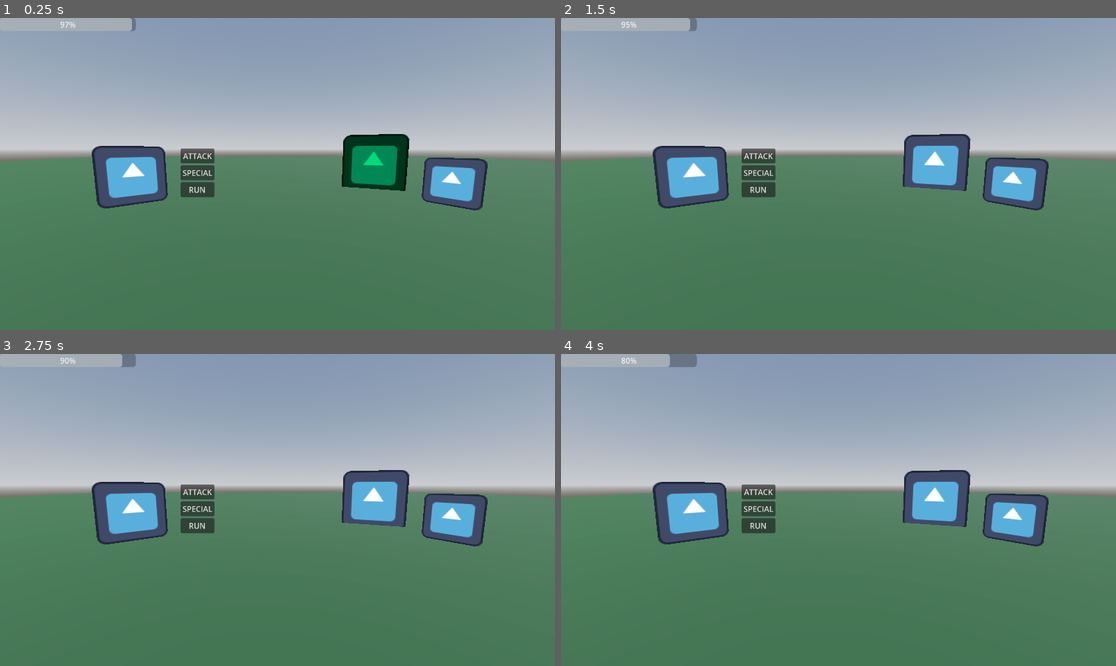
Above: before the commit, frames 1-4 (two rows, left to right).
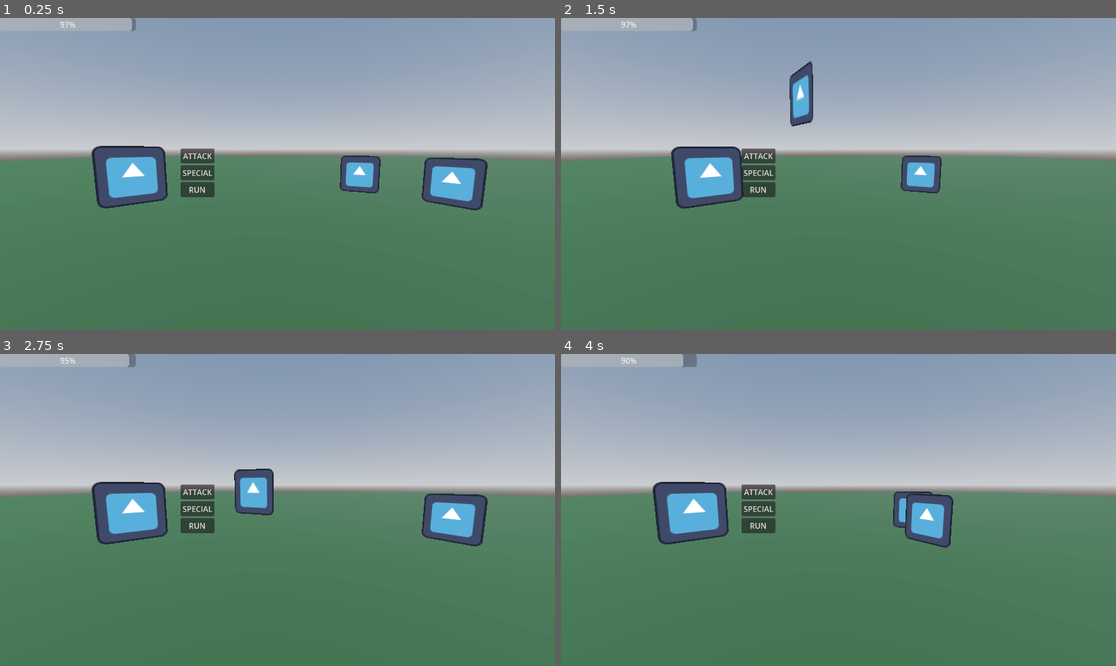
Above: after the commit, the same moments.

Repository: pollution0504/diceGame
Game: Godot game, scene res://Combat/battle_scene.tscn
The game is run twice, just before and just after one commit, with the same random seed, the same clock (stepped at 60 frames per second) and the same inputs. The project has no main scene, so this scene is started directly. The engine's default icon, where the game draws it, is replaced by a stand-in: a white triangle on a blue panel in a dark square.
Inputs:
- Up to frame 1 (0.25 s): no input
- Up to frame 2 (1.5 s): click "ATTACK" at 0.5 s; tap Enter (ui_accept) at 1.25 s; hold D (right) from 1.28 s (still down)
- Up to frame 3 (2.75 s): tap Enter (ui_accept) at 1.52, 2.27 s; release D (right) at 2.03 s; hold A (left) from 2.03 s (still down)
- Up to frame 4 (4 s): release A (left) at 2.78 s; hold D (right) from 2.78 s (still down); tap Enter (ui_accept) at 3.77 s

The runs differ from the first frame. In frame 1, 2.2% of the frame differs, in the area x 61-74%, y 37-57%; in frame 2, 6.4%, in the area x 11-88%, y 0-62%; in frame 3, 3.1%; in frame 4, 4.2%.

Commit message:
half way stuff

Diff:
--- a/Combat/battle_enemy.gd
+++ b/Combat/battle_enemy.gd
@@ -9,3 +9,9 @@
 		return null
 	# Return a random *alive* party member
 	return alive[randi() % alive.size()]
+
+func TakeDamage(damage : int) -> int:
+	var dmg =  super(damage)
+
+
+	return dmg
--- a/Combat/battle_entity.gd
+++ b/Combat/battle_entity.gd
@@ -2,6 +2,7 @@
 class_name BattleEntity
 
 @export var stats : BattleStats
+@export var visual_component : Node3D
 
 var entity_name: String = ""
 
--- a/Combat/battle_minion.gd
+++ b/Combat/battle_minion.gd
@@ -1,2 +1,30 @@
 extends BattleEnemy
 class_name BattleMinion
+
+func Attack(target_entity : BattleEntity):
+	await PlayAttackAnimation(target_entity)
+	super(target_entity)
+
+func PlayAttackAnimation(target_entity : BattleEntity):
+	var original_position = global_position
+	var target_position = target_entity.global_position
+	var tween = get_tree().create_tween()
+
+	var offset = (original_position - target_position).normalized() * 1.5
+	var dash_to = target_position + offset
+
+	tween.tween_property(self, "global_position", dash_to, 0.4).set_trans(Tween.TRANS_QUAD).set_ease(Tween.EASE_OUT)
+
+	# We use two parallel tweens: one for horizontal, one for the vertical "hop"
+	tween.tween_property(self, "global_position:y", global_position.y + 1.5, 0.2)\
+		.set_trans(Tween.TRANS_SINE).set_ease(Tween.EASE_OUT)
+	tween.chain().tween_property(self, "global_position:y", global_position.y, 0.2)\
+		.set_trans(Tween.TRANS_SINE).set_ease(Tween.EASE_IN)
+
+	# 3. Return to base
+	tween.chain().tween_property(self, "global_position", original_position, 0.4)\
+		.set_trans(Tween.TRANS_QUAD).set_ease(Tween.EASE_IN_OUT)
+
+	# Wait for the whole sequence to finish
+	await tween.finished
+	return null
--- a/Combat/battle_player.gd
+++ b/Combat/battle_player.gd
@@ -12,3 +12,31 @@
 	var dmg = super(damage)
 	health_bar.value = current_health
 	return dmg
+
+func Attack(target_entity : BattleEntity):
+	await PlayAttackAnimation(target_entity)
+	super(target_entity)
+
+func PlayAttackAnimation(target_entity : BattleEntity):
+	var original_position = global_position
+	var target_position = target_entity.global_position
+	var tween = get_tree().create_tween()
+
+	var offset = (original_position - target_position).normalized() * 1.5
+	var dash_to = target_position + offset
+
+	tween.tween_property(self, "global_position", dash_to, 0.4).set_trans(Tween.TRANS_QUAD).set_ease(Tween.EASE_OUT)
+
+	# We use two parallel tweens: one for horizontal, one for the vertical "hop"
+	tween.tween_property(self, "global_position:y", global_position.y + 1.5, 0.2)\
+		.set_trans(Tween.TRANS_SINE).set_ease(Tween.EASE_OUT)
+	tween.chain().tween_property(self, "global_position:y", global_position.y, 0.2)\
+		.set_trans(Tween.TRANS_SINE).set_ease(Tween.EASE_IN)
+
+	# 3. Return to base
+	tween.chain().tween_property(self, "global_position", original_position, 0.4)\
+		.set_trans(Tween.TRANS_QUAD).set_ease(Tween.EASE_IN_OUT)
+
+	# Wait for the whole sequence to finish
+	await tween.finished
+	return null
--- a/Combat/battle_scene.tscn
+++ b/Combat/battle_scene.tscn
@@ -1,10 +1,8 @@
 [gd_scene format=3 uid="uid://cc1ohb76gpjns"]
 
-[ext_resource type="Texture2D" uid="uid://q1dd1vb8jr1f" path="res://icon.svg" id="1_q5oti"]
 [ext_resource type="Script" uid="uid://7rgs06v8khnv" path="res://Combat/battle_scene.gd" id="1_r0pvh"]
-[ext_resource type="Script" uid="uid://cwsvb470r8u3q" path="res://Combat/battle_player.gd" id="3_hrir6"]
-[ext_resource type="Script" uid="uid://bae01om4annqy" path="res://Combat/battle_minion.gd" id="4_hrir6"]
-[ext_resource type="Script" uid="uid://c1wwrehvk76cp" path="res://Combat/battle_stats.gd" id="5_hrir6"]
+[ext_resource type="PackedScene" uid="uid://bpeca8mncb14x" path="res://Combat/player.tscn" id="2_hrir6"]
+[ext_resource type="PackedScene" uid="uid://skdn2v5lbciw" path="res://Combat/enemy_minion.tscn" id="3_omqys"]
 
 [sub_resource type="ProceduralSkyMaterial" id="ProceduralSkyMaterial_q5oti"]
 sky_horizon_color = Color(0.66224277, 0.6717428, 0.6867428, 1)
@@ -26,22 +24,10 @@
 material = SubResource("StandardMaterial3D_iw0lx")
 size = Vector2(40, 40)
 
-[sub_resource type="Resource" id="Resource_hrir6"]
-script = ExtResource("5_hrir6")
-metadata/_custom_type_script = "uid://c1wwrehvk76cp"
-
-[sub_resource type="Resource" id="Resource_4scgs"]
-script = ExtResource("5_hrir6")
-metadata/_custom_type_script = "uid://c1wwrehvk76cp"
-
-[sub_resource type="Resource" id="Resource_j1oy4"]
-script = ExtResource("5_hrir6")
-metadata/_custom_type_script = "uid://c1wwrehvk76cp"
-
 [node name="BattleScene" type="Node3D" unique_id=511297719 node_paths=PackedStringArray("player", "enemies")]
 script = ExtResource("1_r0pvh")
 player = NodePath("Player")
-enemies = [NodePath("EnemyMinion2"), NodePath("EnemyMinion")]
+enemies = [NodePath("EnemyMinion"), NodePath("EnemyMinion2")]
 
 [node name="DirectionalLight3D" type="DirectionalLight3D" parent="." unique_id=1464599185]
 transform = Transform3D(-0.8660254, -0.43301278, 0.25, 0, 0.49999997, 0.86602545, -0.50000006, 0.75, -0.43301266, 0, 0, 0)
@@ -56,27 +42,11 @@
 [node name="MeshInstance3D" type="MeshInstance3D" parent="." unique_id=94951689]
 mesh = SubResource("PlaneMesh_omqys")
 
-[node name="Player" type="Sprite3D" parent="." unique_id=1859564157 node_paths=PackedStringArray("health_bar")]
-transform = Transform3D(0.49621236, 0, 0.41206586, 0, 0.645, 0, -0.41206586, 0, 0.49621236, -2.0243435, 0.4978546, 1.8053284)
-texture = ExtResource("1_q5oti")
-script = ExtResource("3_hrir6")
-health_bar = NodePath("ProgressBar")
-stats = SubResource("Resource_hrir6")
+[node name="Player" parent="." unique_id=471347518 instance=ExtResource("2_hrir6")]
+transform = Transform3D(0.4962123, 0, 0.41206592, 0, 0.645, 0, -0.41206592, 0, 0.4962123, -2.0243435, 0.4978546, 1.8053284)
 
-[node name="ProgressBar" type="ProgressBar" parent="Player" unique_id=1829208175]
-offset_right = 282.0
-offset_bottom = 27.0
-page = 2.76
+[node name="EnemyMinion" parent="." unique_id=1450971375 instance=ExtResource("3_omqys")]
+transform = Transform3D(0.3331521, 0, -0.46865195, 0, 0.575, 0, 0.46865195, 0, 0.3331521, 2.6465883, 0.36900675, 1.5834628)
 
-[node name="EnemyMinion" type="Sprite3D" parent="." unique_id=559428316]
-transform = Transform3D(0.3331521, 0, -0.46865195, 0, 0.575, 0, 0.46865195, 0, 0.3331521, 2.6465883, 0.36900675, 1.5834628)
-texture = ExtResource("1_q5oti")
-script = ExtResource("4_hrir6")
-stats = SubResource("Resource_4scgs")
-
-[node name="EnemyMinion2" type="Sprite3D" parent="." unique_id=1090227825]
-transform = Transform3D(0.92282075, 0, -0.38522968, 0, 1, 0, 0.38522968, 0, 0.92282075, 2.0842934, 0.54006886, 0.22447383)
-modulate = Color(1.92523e-06, 0.7508766, 0.36557174, 1)
-texture = ExtResource("1_q5oti")
-script = ExtResource("4_hrir6")
-stats = SubResource("Resource_j1oy4")
+[node name="EnemyMinion2" parent="." unique_id=1198589728 instance=ExtResource("3_omqys")]
+transform = Transform3D(0.5228442, 0, -0.23928848, 0, 0.57500005, 0, 0.23928848, 0, 0.5228442, 1.6465883, 0.36900675, 0.58346283)
--- /dev/null
+++ b/Combat/enemy_minion.tscn
@@ -0,0 +1,15 @@
+[gd_scene format=3 uid="uid://skdn2v5lbciw"]
+
+[ext_resource type="Texture2D" uid="uid://q1dd1vb8jr1f" path="res://icon.svg" id="1_y3r48"]
+[ext_resource type="Script" uid="uid://bae01om4annqy" path="res://Combat/battle_minion.gd" id="2_s1ihv"]
+[ext_resource type="Script" uid="uid://c1wwrehvk76cp" path="res://Combat/battle_stats.gd" id="3_2h51j"]
+
+[sub_resource type="Resource" id="Resource_4scgs"]
+script = ExtResource("3_2h51j")
+metadata/_custom_type_script = "uid://c1wwrehvk76cp"
+
+[node name="EnemyMinion" type="Sprite3D" unique_id=1450971375]
+transform = Transform3D(0.3331521, 0, -0.46865195, 0, 0.575, 0, 0.46865195, 0, 0.3331521, 0, 0, 0)
+texture = ExtResource("1_y3r48")
+script = ExtResource("2_s1ihv")
+stats = SubResource("Resource_4scgs")
--- /dev/null
+++ b/Combat/player.tscn
@@ -0,0 +1,39 @@
+[gd_scene format=3 uid="uid://bpeca8mncb14x"]
+
+[ext_resource type="Texture2D" uid="uid://q1dd1vb8jr1f" path="res://icon.svg" id="1_cbytb"]
+[ext_resource type="Script" uid="uid://cwsvb470r8u3q" path="res://Combat/battle_player.gd" id="2_2y06h"]
+[ext_resource type="Script" uid="uid://c1wwrehvk76cp" path="res://Combat/battle_stats.gd" id="3_nyq6c"]
+
+[sub_resource type="Resource" id="Resource_hrir6"]
+script = ExtResource("3_nyq6c")
+metadata/_custom_type_script = "uid://c1wwrehvk76cp"
+
+[sub_resource type="AtlasTexture" id="AtlasTexture_cbytb"]
+atlas = ExtResource("1_cbytb")
+region = Rect2(0, 0, 128, 128)
+
+[sub_resource type="SpriteFrames" id="SpriteFrames_2y06h"]
+animations = [{
+"frames": [{
+"duration": 1.0,
+"texture": SubResource("AtlasTexture_cbytb")
+}],
+"loop": true,
+"name": &"default",
+"speed": 5.0
+}]
+
+[node name="Player" type="Node3D" unique_id=472278561 node_paths=PackedStringArray("health_bar")]
+transform = Transform3D(0.645, 0, 0, 0, 0.645, 0, 0, 0, 0.645, 0, 0, 0)
+script = ExtResource("2_2y06h")
+health_bar = NodePath("ProgressBar")
+stats = SubResource("Resource_hrir6")
+
+[node name="ProgressBar" type="ProgressBar" parent="." unique_id=166768163]
+offset_right = 282.0
+offset_bottom = 27.0
+page = 2.76
+
+[node name="AnimatedSprite3D" type="AnimatedSprite3D" parent="." unique_id=1262368255]
+sprite_frames = SubResource("SpriteFrames_2y06h")
+autoplay = "default"
